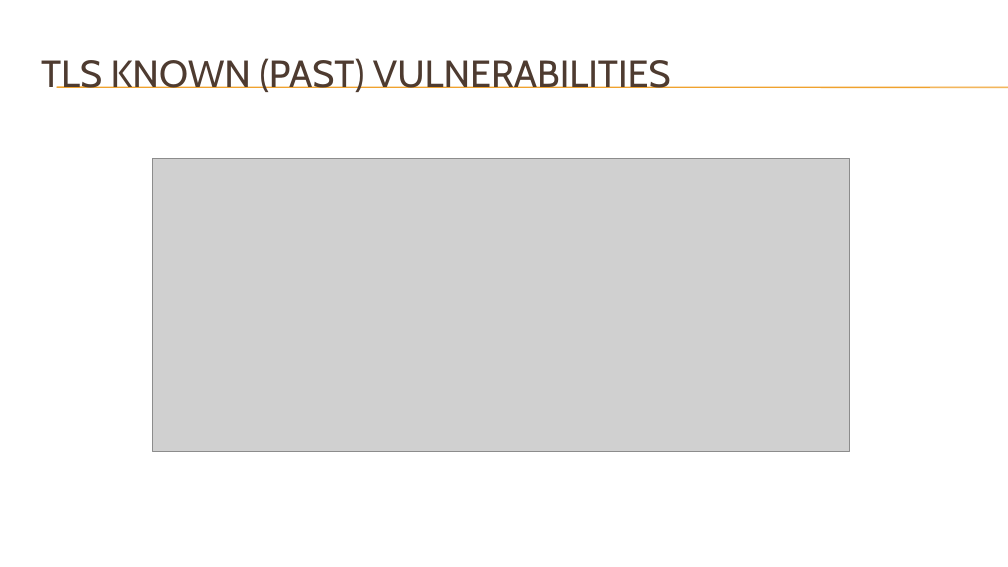
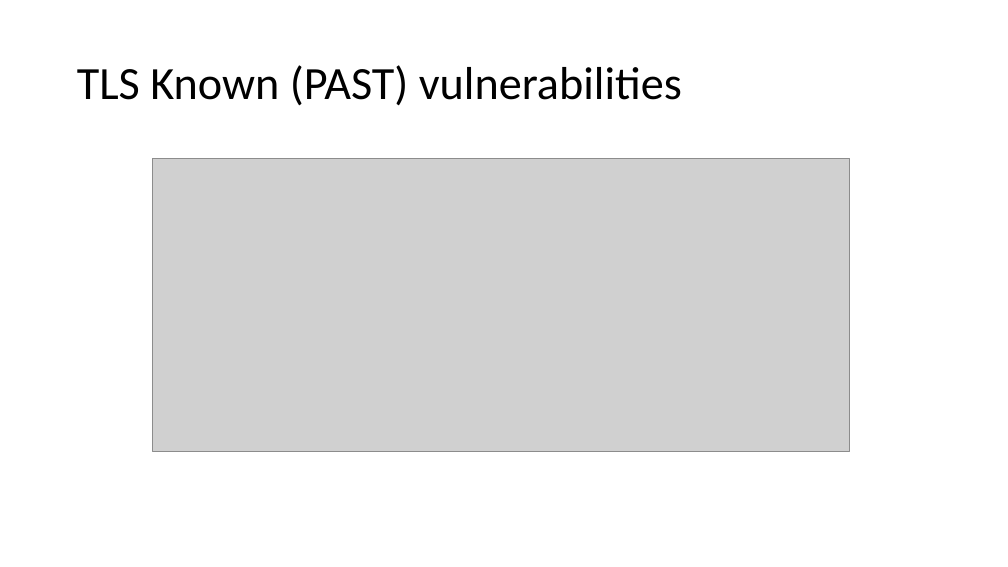
Before and after one commit to DeMaCS-UNICAL/NetworkSecurity, a slide deck: slide 22 of slides/SSL.pptx (slide 19 before the commit). Drawn at 1008x567 pixels with LibreOffice and Linux fonts; fonts in the diff are those of the drawing; grey boxes stand for pictures; background and template pictures are left out. Boxes give left, top, right and bottom in pixels: in the first picture for what was removed or moved away, otherwise in the second. Text is boxed around its words. In the diff, an @@ line names an element or a change of style, - is before the commit and + after.

```diff
--- a/slides/SSL.pptx
+++ b/slides/SSL.pptx
@@ line removed from (57, 87) to (1008, 87) @@
@@ line removed from (57, 88) to (1008, 88) @@
@@ title at (x1=77, y1=65, x2=682, y2=106): text changed; size 36 to 44 pt; font Cabin to Calibri; text colour #4E3B30 to #000000 @@
-TLS KNOWN (PAST) VULNERABILITIES
+TLS Known (PAST) vulnerabilities
```
Also in this commit, not shown: 21 other slides changed, 3 slides added.
